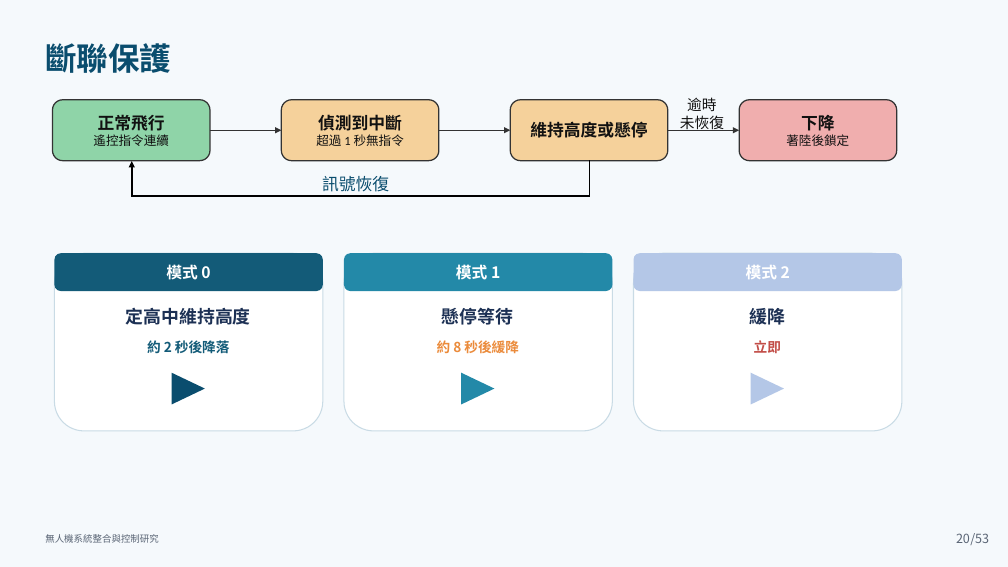
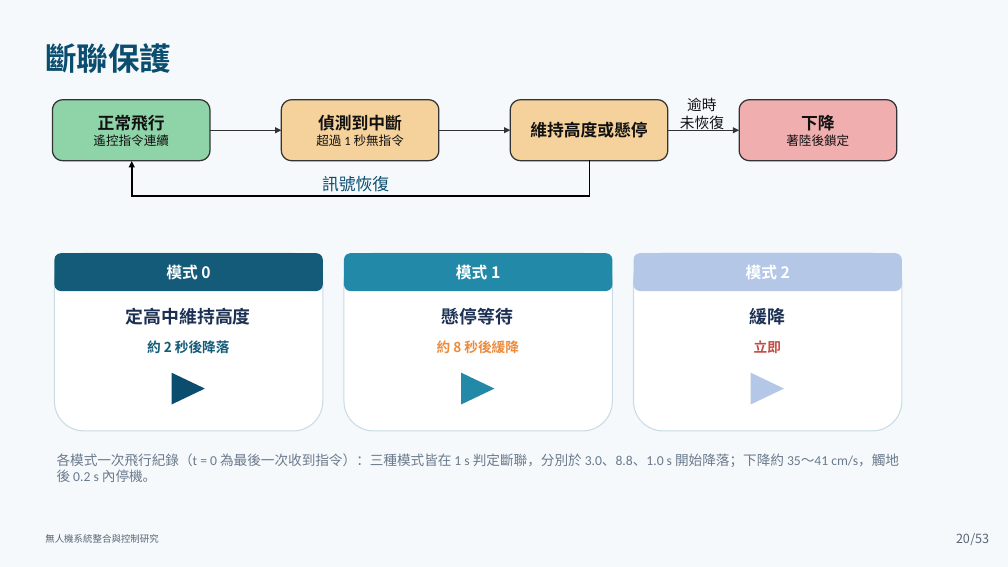
Before and after one commit to lingken1028/-, a slide deck: slide 20 of 無人機系統整合與控制研究_口試簡報 (2).pptx. Drawn at 1008x567 pixels with LibreOffice and Linux fonts; fonts in the diff are those of the drawing. Boxes give left, top, right and bottom in pixels: in the first picture for what was removed or moved away, otherwise in the second. Text is boxed around its words. In the diff, an @@ line names an element or a change of style, - is before the commit and + after.

```diff
--- a/無人機系統整合與控制研究_口試簡報 (2).pptx
+++ b/無人機系統整合與控制研究_口試簡報 (2).pptx
@@ text added at [57, 453, 899, 482], 13 pt, text #6B7A8C @@
+各模式一次飛行紀錄（t = 0 為最後一次收到指令）：三種模式皆在 1 s 判定斷聯，分別於 3.0、8.8、1.0 s 開始降落；下降約 35～41 cm/s，觸地後 0.2 s 內停機。
```
Also in this commit, not shown: 9 other slides changed, 1 slide added.
